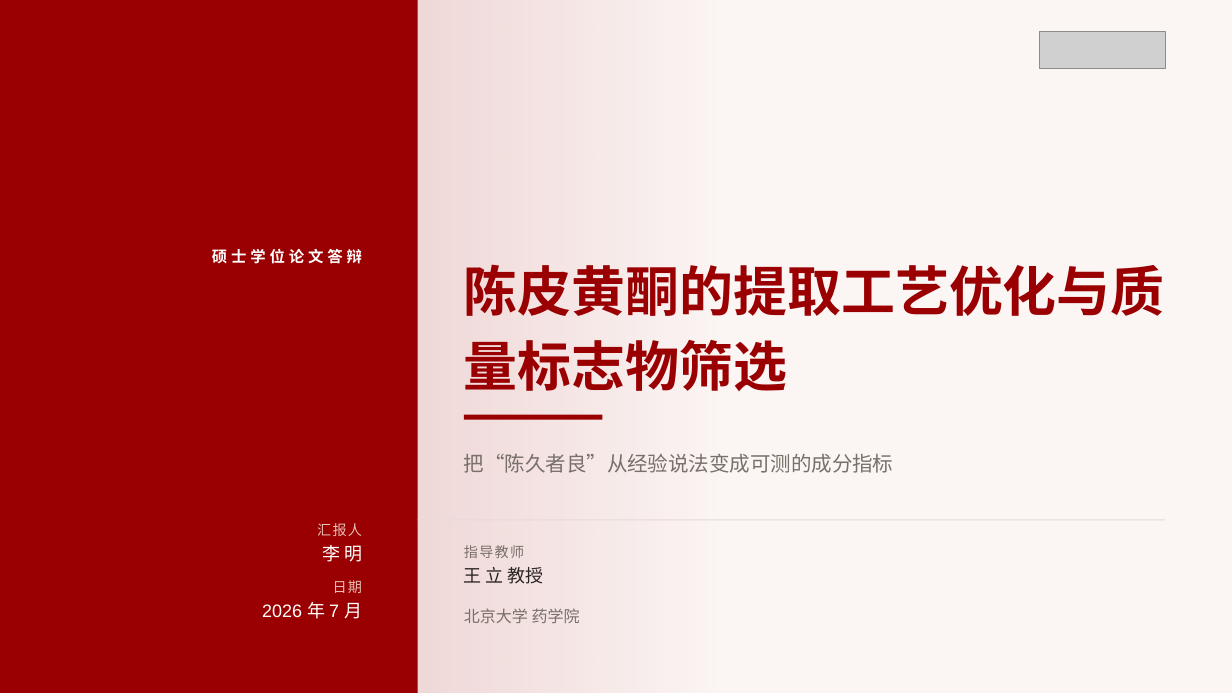
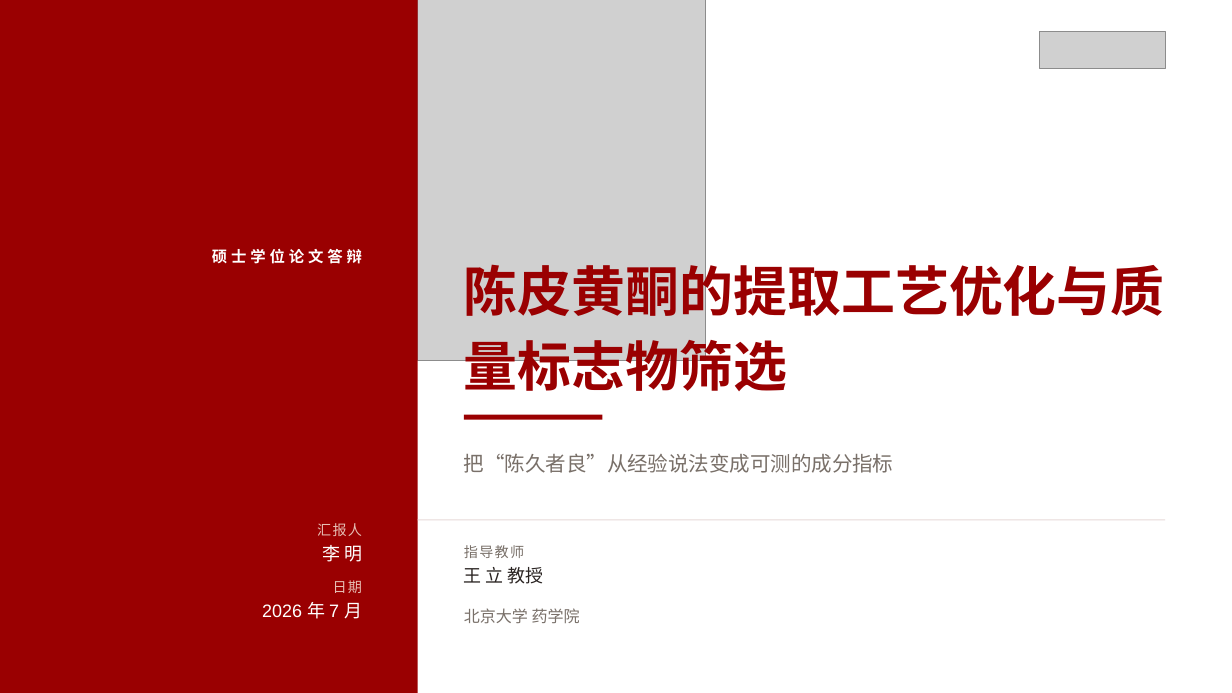
Before and after one commit to qingguang0309/academic-skills, a slide deck: slide 1 of examples/tcm-flavonoid-slides/tcm_defense.pptx. Drawn at 1232x693 pixels with LibreOffice and Linux fonts; fonts in the diff are those of the drawing; grey boxes stand for pictures. Boxes give left, top, right and bottom in pixels: in the first picture for what was removed or moved away, otherwise in the second. Text is boxed around its words. In the diff, an @@ line names an element or a change of style, - is before the commit and + after.

```diff
--- a/examples/tcm-flavonoid-slides/tcm_defense.pptx
+++ b/examples/tcm-flavonoid-slides/tcm_defense.pptx
@@ background #FBF5F4 to #FFFFFF @@
@@ rectangle removed at (416, 0, 732, 693) @@
@@ picture added at (418, 0, 706, 360) @@
```
Also in this commit, not shown: 6 other slides changed, 24 other files.
